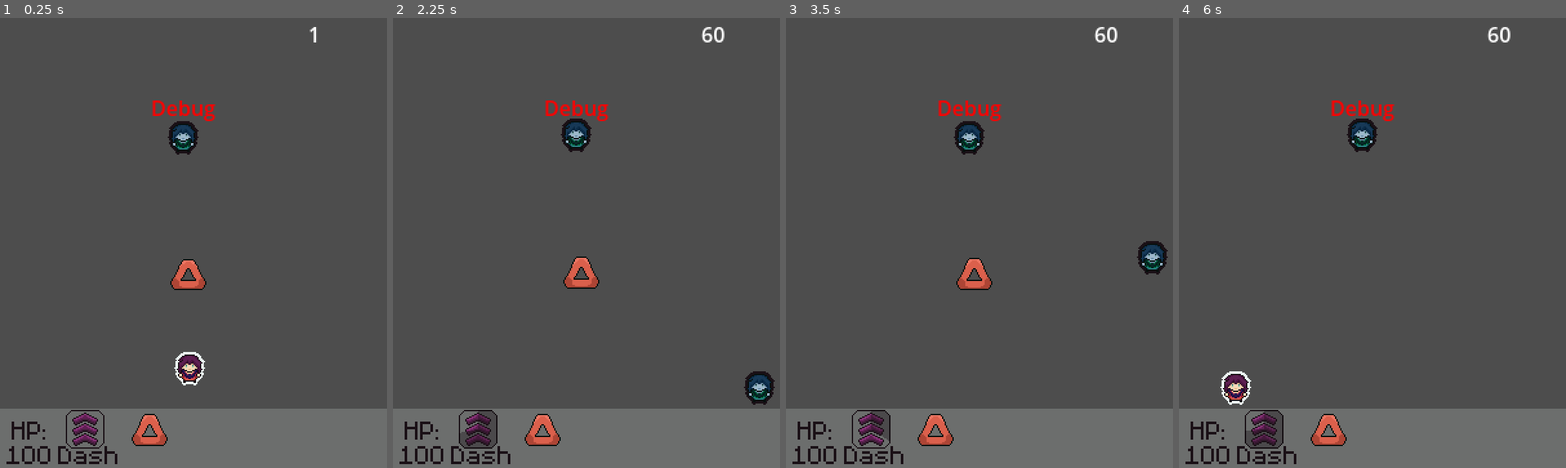
Above: before the commit, frames 1-4 (left to right).
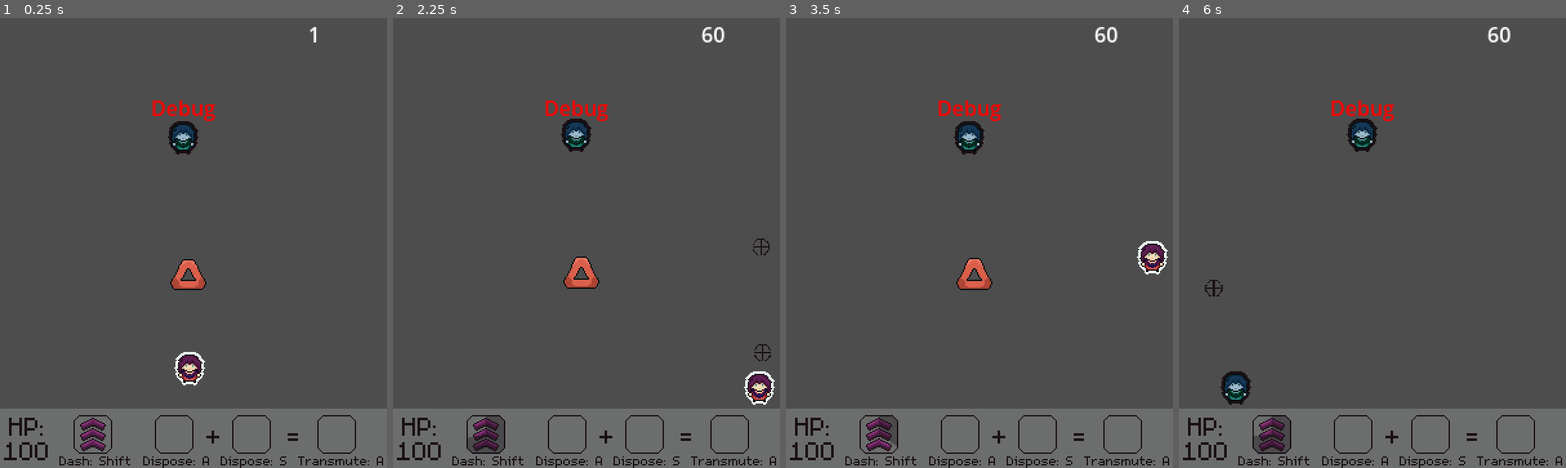
Above: after the commit, the same moments.

Repository: SantiagoBoscan07/Project-Transmutation
Game: Godot game, scene res://Scenes/Test/Test.tscn
Two runs of this game, one before a commit and one after it. Both use one fixed random seed, a clock stepped at 60 frames per second and the inputs below. The project has no main scene, so this scene is started directly.
Inputs:
- Up to frame 1 (0.25 s): no input
- Up to frame 2 (2.25 s): hold Right (move_right) 0.53-1.28 s; hold Shift (dash) 0.53-1.28 s; hold Down (move_down) 1.28-2.03 s; tap Shift (dash) at 1.35 s; hold Right (move_right) from 2.03 s (still down); hold Z (shoot, bound only after the commit) from 2.03 s (still down)
- Up to frame 3 (3.5 s): tap Shift (dash) at 2.3, 3.05 s; release Right (move_right) at 2.78 s; release Z (shoot, bound only after the commit) at 2.78 s; hold Up (move_up) from 2.78 s (still down); tap Space (shoot, bound only before the commit) at 2.85 s
- Up to frame 4 (6 s): release Up (move_up) at 3.53 s; hold X (switch_mode, bound only after the commit) 3.53-4.28 s; hold Left (move_left) 3.53-5.03 s; tap Shift (dash) at 3.8, 4.35 s; hold Down (move_down) 5.03-5.78 s; hold Shift (dash) 5.03-5.78 s; hold Right (move_right) from 5.78 s (still down); tap Z (shoot, bound only after the commit) at 5.85 s

The runs differ from the first frame. In frame 1, 2.5% of the frame differs, in the area x 1-99%, y 87-100%; in frame 2, 3.2%, in the area x 1-99%, y 48-100%; in frame 3, 3.0%; in frame 4, 3.1%.

Commit message:
UI Fix

Diff:
--- a/Scenes/Test/Test.tscn
+++ b/Scenes/Test/Test.tscn
@@ -7,11 +7,8 @@
 [ext_resource type="FontFile" uid="uid://c87js0orxof28" path="res://Misc/m5x7.ttf" id="4_2db1s"]
 [ext_resource type="Script" path="res://Scripts/UI/HealthBar.gd" id="4_ar7vd"]
 [ext_resource type="PackedScene" uid="uid://dbp67xw10qpno" path="res://Scripts/Enemy/Enemy.tscn" id="5_4olau"]
-[ext_resource type="Texture2D" uid="uid://dmjns00y66vms" path="res://Sprites/items1.png" id="5_femrn"]
-[ext_resource type="Texture2D" uid="uid://cfjomh8fq1hjs" path="res://Sprites/items3.png" id="6_6ixxs"]
+[ext_resource type="PackedScene" uid="uid://efew5cqtfky1" path="res://Scenes/UI/element_manager.tscn" id="5_rleoa"]
 [ext_resource type="PackedScene" uid="uid://bkshbhow8ihs1" path="res://Scenes/Items/itemFire.tscn" id="7_iyk06"]
-[ext_resource type="Texture2D" uid="uid://do0om33valwqa" path="res://Sprites/items4.png" id="7_wtagr"]
-[ext_resource type="Texture2D" uid="uid://rcptakthlht0" path="res://Sprites/items2.png" id="8_7fxvy"]
 
 [sub_resource type="StyleBoxFlat" id="StyleBoxFlat_qfhqw"]
 bg_color = Color(0.92549, 0.964706, 0.956863, 0.196078)
@@ -37,13 +34,17 @@
 theme_override_styles/panel = SubResource("StyleBoxFlat_qfhqw")
 
 [node name="ProgressBar" parent="UI TEST/Panel2" instance=ExtResource("2_yt58w")]
-offset_left = 50.0
-offset_right = 90.0
+offset_left = 56.0
+offset_top = 4.0
+offset_right = 96.0
+offset_bottom = 44.0
 
 [node name="HealthBar" type="Control" parent="UI TEST/Panel2" node_paths=PackedStringArray("healthBar", "player")]
 anchors_preset = 0
-offset_right = 63.0
-offset_bottom = 46.0
+offset_left = -2.0
+offset_top = -3.0
+offset_right = 61.0
+offset_bottom = 43.0
 script = ExtResource("4_ar7vd")
 healthBar = NodePath("Label")
 player = NodePath("../../../Player")
@@ -62,29 +63,7 @@
 100"
 horizontal_alignment = 1
 
-[node name="ElementManager" type="Control" parent="UI TEST/Panel2"]
-anchors_preset = 0
-offset_left = 98.0
-offset_right = 294.0
-offset_bottom = 32.0
-
-[node name="Item1" type="Node2D" parent="UI TEST/Panel2/ElementManager"]
-position = Vector2(18, 16)
-
-[node name="Fire" type="Sprite2D" parent="UI TEST/Panel2/ElementManager/Item1"]
-texture = ExtResource("5_femrn")
-
-[node name="Water" type="Sprite2D" parent="UI TEST/Panel2/ElementManager/Item1"]
-visible = false
-texture = ExtResource("6_6ixxs")
-
-[node name="Air" type="Sprite2D" parent="UI TEST/Panel2/ElementManager/Item1"]
-visible = false
-texture = ExtResource("7_wtagr")
-
-[node name="Earth" type="Sprite2D" parent="UI TEST/Panel2/ElementManager/Item1"]
-visible = false
-texture = ExtResource("8_7fxvy")
+[node name="ElementManager" parent="UI TEST/Panel2" instance=ExtResource("5_rleoa")]
 
 [node name="ProjectileSpawner" parent="." instance=ExtResource("3_y33hk")]
 process_mode = 4
--- /dev/null
+++ b/Scenes/UI/element_manager.tscn
@@ -0,0 +1,131 @@
+[gd_scene load_steps=10 format=3 uid="uid://efew5cqtfky1"]
+
+[ext_resource type="Texture2D" uid="uid://bsfenqwpxdkxu" path="res://Sprites/frame.png" id="1_hem1t"]
+[ext_resource type="Texture2D" uid="uid://dmjns00y66vms" path="res://Sprites/items1.png" id="2_rrejs"]
+[ext_resource type="Texture2D" uid="uid://cfjomh8fq1hjs" path="res://Sprites/items3.png" id="3_8w5xu"]
+[ext_resource type="Texture2D" uid="uid://do0om33valwqa" path="res://Sprites/items4.png" id="4_e5k2o"]
+[ext_resource type="Texture2D" uid="uid://rcptakthlht0" path="res://Sprites/items2.png" id="5_6giiy"]
+[ext_resource type="FontFile" uid="uid://c87js0orxof28" path="res://Misc/m5x7.ttf" id="6_3cvr8"]
+[ext_resource type="Texture2D" uid="uid://cgumlljme4vbs" path="res://Sprites/resultsitems1.png" id="7_us7vr"]
+[ext_resource type="Texture2D" uid="uid://csjxlfl0317ig" path="res://Sprites/resultsitems3.png" id="8_1r03b"]
+[ext_resource type="Texture2D" uid="uid://cyio3eimlbs6f" path="res://Sprites/resultsitems2.png" id="9_xlgpb"]
+
+[node name="ElementManager" type="Control"]
+layout_mode = 3
+anchors_preset = 0
+offset_left = 116.0
+offset_right = 300.0
+offset_bottom = 32.0
+
+[node name="Item1" type="Node2D" parent="."]
+position = Vector2(19, 20)
+
+[node name="Frame" type="Sprite2D" parent="Item1"]
+texture = ExtResource("1_hem1t")
+
+[node name="Fire" type="Sprite2D" parent="Item1"]
+visible = false
+texture = ExtResource("2_rrejs")
+
+[node name="Water" type="Sprite2D" parent="Item1"]
+visible = false
+texture = ExtResource("3_8w5xu")
+
+[node name="Air" type="Sprite2D" parent="Item1"]
+visible = false
+texture = ExtResource("4_e5k2o")
+
+[node name="Earth" type="Sprite2D" parent="Item1"]
+visible = false
+texture = ExtResource("5_6giiy")
+
+[node name="Label" type="Label" parent="Item1"]
+offset_left = -24.0
+offset_top = 13.0
+offset_right = 28.0
+offset_bottom = 36.0
+theme_override_colors/font_color = Color(0.101961, 0.0627451, 0.0862745, 1)
+theme_override_fonts/font = ExtResource("6_3cvr8")
+theme_override_font_sizes/font_size = 16
+text = "Dispose: A"
+
+[node name="Item2" type="Node2D" parent="."]
+position = Vector2(79, 20)
+
+[node name="Frame" type="Sprite2D" parent="Item2"]
+texture = ExtResource("1_hem1t")
+
+[node name="Fire" type="Sprite2D" parent="Item2"]
+visible = false
+texture = ExtResource("2_rrejs")
+
+[node name="Water" type="Sprite2D" parent="Item2"]
+visible = false
+texture = ExtResource("3_8w5xu")
+
+[node name="Air" type="Sprite2D" parent="Item2"]
+visible = false
+texture = ExtResource("4_e5k2o")
+
+[node name="Earth" type="Sprite2D" parent="Item2"]
+visible = false
+texture = ExtResource("5_6giiy")
+
+[node name="Label" type="Label" parent="Item2"]
+offset_left = -24.0
+offset_top = 13.0
+offset_right = 28.0
+offset_bottom = 36.0
+theme_override_colors/font_color = Color(0.101961, 0.0627451, 0.0862745, 1)
+theme_override_fonts/font = ExtResource("6_3cvr8")
+theme_override_font_sizes/font_size = 16
+text = "Dispose: S"
+
+[node name="Item3" type="Node2D" parent="."]
+position = Vector2(145, 20)
+
+[node name="Frame" type="Sprite2D" parent="Item3"]
+texture = ExtResource("1_hem1t")
+
+[node name="Barrier" type="Sprite2D" parent="Item3"]
+visible = false
+texture = ExtResource("7_us7vr")
+
+[node name="Laser" type="Sprite2D" parent="Item3"]
+visible = false
+texture = ExtResource("8_1r03b")
+
+[node name="Heal" type="Sprite2D" parent="Item3"]
+visible = false
+texture = ExtResource("9_xlgpb")
+
+[node name="Label" type="Label" parent="Item3"]
+offset_left = -30.0
+offset_top = 13.0
+offset_right = 37.0
+offset_bottom = 36.0
+theme_override_colors/font_color = Color(0.101961, 0.0627451, 0.0862745, 1)
+theme_override_fonts/font = ExtResource("6_3cvr8")
+theme_override_font_sizes/font_size = 16
+text = "Transmute: A"
+
+[node name="Label" type="Label" parent="."]
+layout_mode = 0
+offset_left = 44.0
+offset_top = 7.0
+offset_right = 56.0
+offset_bottom = 33.0
+theme_override_colors/font_color = Color(0.101961, 0.0627451, 0.0862745, 1)
+theme_override_fonts/font = ExtResource("6_3cvr8")
+theme_override_font_sizes/font_size = 32
+text = "+"
+
+[node name="Label2" type="Label" parent="."]
+offset_left = 107.0
+offset_top = 7.0
+offset_right = 119.0
+offset_bottom = 33.0
+theme_override_colors/font_color = Color(0.101961, 0.0627451, 0.0862745, 1)
+theme_override_fonts/font = ExtResource("6_3cvr8")
+theme_override_font_sizes/font_size = 32
+text = "="
--- a/Scenes/UI/progress_bar.tscn
+++ b/Scenes/UI/progress_bar.tscn
@@ -5,7 +5,7 @@
 [ext_resource type="Texture2D" uid="uid://cloioldvlrxah" path="res://Sprites/dashiconfr.png" id="3_x34ug"]
 [ext_resource type="FontFile" uid="uid://c87js0orxof28" path="res://Misc/m5x7.ttf" id="4_yv8hd"]
 
-[node name="ProgressBar" type="Control" node_paths=PackedStringArray("progressBar", "progressTimer", "updateTimer")]
+[node name="ProgressBar" type="Control" node_paths=PackedStringArray("progressBar", "progressTimer", "updateTimer", "label")]
 layout_mode = 3
 anchors_preset = 0
 offset_right = 40.0
@@ -14,6 +14,7 @@
 progressBar = NodePath("TextureProgressBar")
 progressTimer = NodePath("ProgressTime")
 updateTimer = NodePath("UpdateTimer")
+label = NodePath("Label")
 
 [node name="TextureProgressBar" type="TextureProgressBar" parent="."]
 z_index = 1
@@ -37,14 +38,14 @@
 
 [node name="Label" type="Label" parent="."]
 layout_mode = 0
-offset_left = -5.0
-offset_top = 21.0
-offset_right = 43.0
-offset_bottom = 47.0
+offset_left = -10.0
+offset_top = 29.0
+offset_right = 55.0
+offset_bottom = 42.0
 theme_override_colors/font_color = Color(0.101961, 0.0627451, 0.0862745, 1)
 theme_override_fonts/font = ExtResource("4_yv8hd")
-theme_override_font_sizes/font_size = 32
-text = "Dash"
+theme_override_font_sizes/font_size = 16
+text = "Dash: Shift"
 
 [connection signal="timeout" from="ProgressTime" to="." method="_on_progress_time_timeout"]
 [connection signal="timeout" from="UpdateTimer" to="." method="_on_update_timer_timeout"]
--- a/Scripts/UI/cooldownbar.gd
+++ b/Scripts/UI/cooldownbar.gd
@@ -2,16 +2,21 @@
 @export var progressBar: TextureProgressBar
 @export var progressTimer: Timer
 @export var updateTimer: Timer
+@export var label: Label
 var fillTime = 0
-
+var dashInput
 
 func _ready():
+	update_label()
 	progressBar.value = 0
 	progressTimer.wait_time = 0.05
 	updateTimer.wait_time = 0.05
 	Signals.dashCooldownBar.connect(cooldown_value)
 	Signals.dashBar.connect(update_value)
 
+func update_label():
+	dashInput = InputMap.action_get_events("dash")[0]
+	label.text = "Dash: " + dashInput.as_text().trim_suffix(" (Physical)")
 
 func update_value(time):
 	show()
--- a/project.godot
+++ b/project.godot
@@ -36,7 +36,7 @@
 
 move_left={
 "deadzone": 0.5,
-"events": [Object(InputEventKey,"resource_local_to_scene":fa …(119 unchanged characters)… ressed":false,"pressed":false,"keycode":0,"physical_keycode":4194319,"key_label":0,"unicode":0,"echo":false,"script":null)
+"events": [Object(InputEventKey,"resource_local_to_scene":fa …(119 unchanged characters)… ressed":false,"pressed":false,"keycode":4194319,"physical_keycode":4194319,"key_label":4194319,"unicode":0,"echo":false,"script":null)
 ]
 }
 move_right={
@@ -61,12 +61,27 @@
 }
 shoot={
 "deadzone": 0.5,
-"events": [Object(InputEventKey,"resource_local_to_scene":false,"resource_name":"","device":-1,"window_id":0,"alt_pressed":false,"shift_pressed":false,"ctrl_pressed":false,"meta_pressed":false,"pressed":false,"keycode":0,"physical_keycode":32,"key_label":0,"unicode":32,"echo":false,"script":null)
+"events": [Object(InputEventKey,"resource_local_to_scene":false,"resource_name":"","device":-1,"window_id":0,"alt_pressed":false,"shift_pressed":false,"ctrl_pressed":false,"meta_pressed":false,"pressed":false,"keycode":0,"physical_keycode":90,"key_label":0,"unicode":122,"echo":false,"script":null)
 ]
 }
 switch_mode={
 "deadzone": 0.5,
-"events": [Object(InputEventKey,"resource_local_to_scene":false,"resource_name":"","device":-1,"window_id":0,"alt_pressed":false,"shift_pressed":false,"ctrl_pressed":false,"meta_pressed":false,"pressed":false,"keycode":0,"physical_keycode":90,"key_label":0,"unicode":122,"echo":false,"script":null)
+"events": [Object(InputEventKey,"resource_local_to_scene":false,"resource_name":"","device":-1,"window_id":0,"alt_pressed":false,"shift_pressed":false,"ctrl_pressed":false,"meta_pressed":false,"pressed":false,"keycode":88,"physical_keycode":0,"key_label":0,"unicode":120,"echo":false,"script":null)
+]
+}
+transmute={
+"deadzone": 0.5,
+"events": [Object(InputEventKey,"resource_local_to_scene":false,"resource_name":"","device":-1,"window_id":0,"alt_pressed":false,"shift_pressed":false,"ctrl_pressed":false,"meta_pressed":false,"pressed":false,"keycode":0,"physical_keycode":67,"key_label":0,"unicode":99,"echo":false,"script":null)
+]
+}
+dispose_first={
+"deadzone": 0.5,
+"events": [Object(InputEventKey,"resource_local_to_scene":false,"resource_name":"","device":-1,"window_id":0,"alt_pressed":false,"shift_pressed":false,"ctrl_pressed":false,"meta_pressed":false,"pressed":false,"keycode":0,"physical_keycode":65,"key_label":0,"unicode":97,"echo":false,"script":null)
+]
+}
+dispose_second={
+"deadzone": 0.5,
+"events": [Object(InputEventKey,"resource_local_to_scene":false,"resource_name":"","device":-1,"window_id":0,"alt_pressed":false,"shift_pressed":false,"ctrl_pressed":false,"meta_pressed":false,"pressed":false,"keycode":0,"physical_keycode":83,"key_label":0,"unicode":115,"echo":false,"script":null)
 ]
 }
 
Not shown: 1 places in Scenes/Test/Test.tscn that only renumber resources
Binary file added: Sprites/frame.png
Not shown, added: Sprites/frame.png.import
